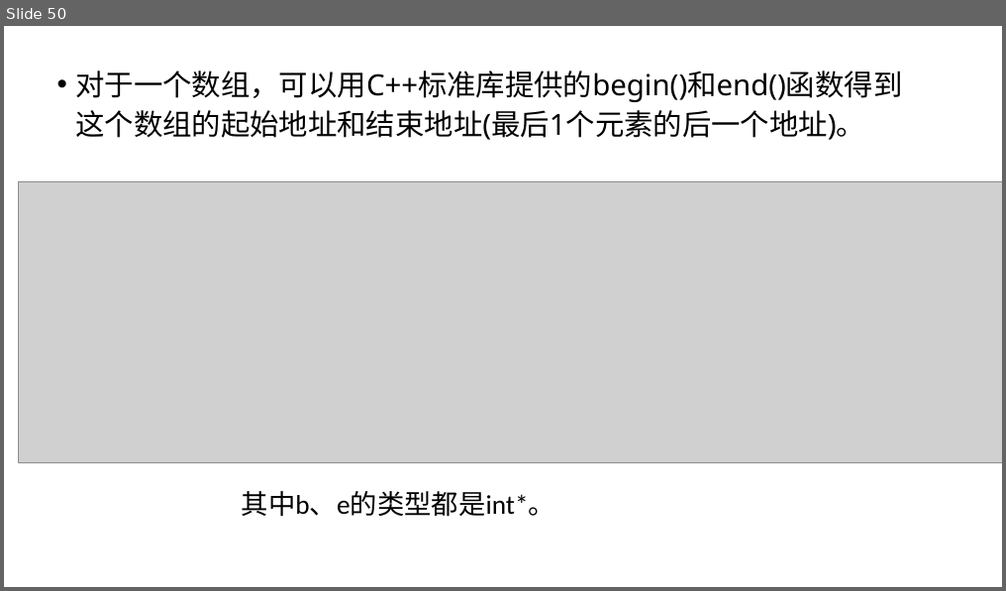
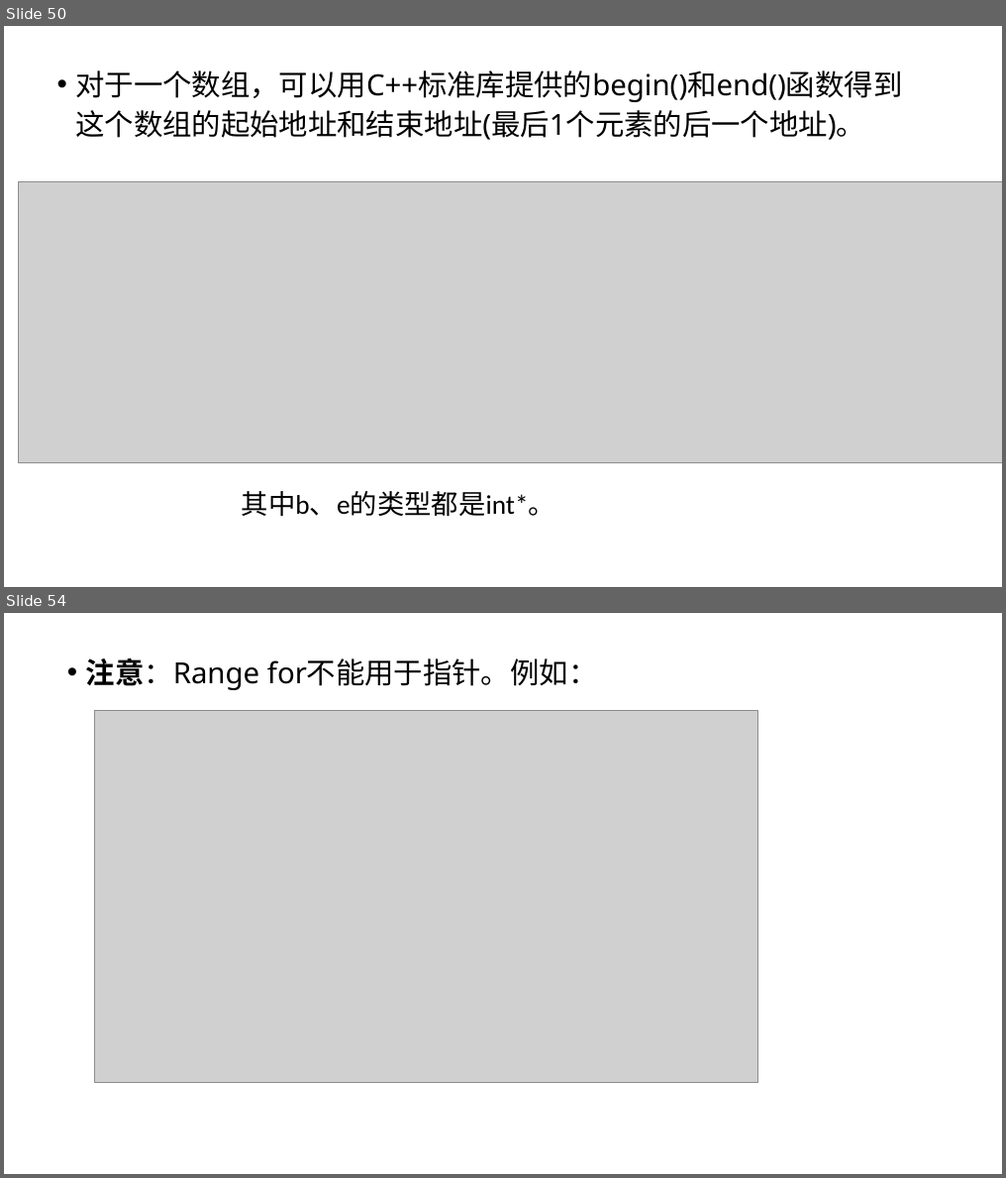
Before and after one commit to hwdong-net/cplusplus17, a slide deck: ppt/第5章 复合类型.pptx. Shown one above the other, each under a label of ours: slide 50 before the commit, slides 50 and 54 after it; the slides between them are not shown. The pictures are 1006x591 and 1006x1178 pixels, drawn with LibreOffice and Linux fonts; fonts in the diff are those of the drawing; grey boxes stand for pictures. Boxes give left, top, right and bottom in pixels: in the first picture for what was removed or moved away, otherwise in the second. Text is boxed around its words. In the diff, an @@ line names an element or a change of style, - is before the commit and + after.

```diff
--- a/ppt/第5章 复合类型.pptx
+++ b/ppt/第5章 复合类型.pptx
@@ slide 54 added at box(4, 613, 1002, 1174), background #FFFFFF @@
@@ text added at box(86, 658, 598, 690), 28 pt, text #000000 @@
+• 注意：Range for不能用于指针。例如：
@@ picture added at box(94, 710, 758, 1082) @@
```
Also in this commit, not shown: 20 other slides added.
